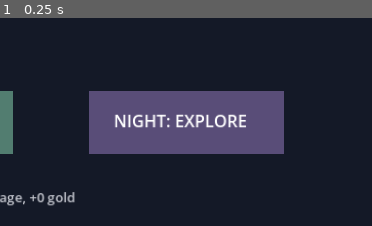
Above: before the commit, frame 1.
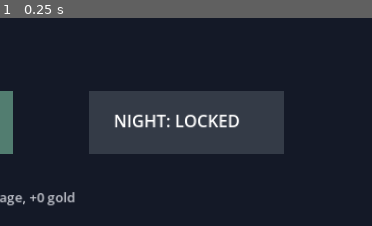
Above: after the commit, the same moment.

Repository: DoctorStrangeSH/Last-Ritual
Game: Godot game, scene res://scenes/run_loop.tscn
The game is run twice, just before and just after one commit, with the same random seed, the same clock (stepped at 60 frames per second) and the same inputs.
Inputs:
- Up to frame 1 (0.25 s): no input
The pictures show only the part of the screen within x 41-91%, y 34-84%; the shares and areas given below are measured in that part.

The runs differ from the first frame. In frame 1, 15% of the frame differs, in the area x 23-77%, y 35-66%.

Commit message:
feat(v3): enforce alternating day and night phases

Diff:
--- a/scripts/run_loop.gd
+++ b/scripts/run_loop.gd
@@ -17,8 +17,11 @@
 func _ready() -> void:
     queue_redraw()
 
+func expected_phase() -> String:
+    return "day" if phase_count % 2 == 0 else "night"
+
 func start_phase(kind: String) -> bool:
-    if kind != "day" and kind != "night":
+    if kind != expected_phase():
         return false
     if active_game != null:
         active_game.queue_free()
@@ -81,10 +84,10 @@
         return
     var point: Vector2 = event.position
     if phase == "hub":
-        if DAY_BUTTON.has_point(point):
+        if expected_phase() == "day" and DAY_BUTTON.has_point(point):
             start_phase("day")
             get_viewport().set_input_as_handled()
-        elif NIGHT_BUTTON.has_point(point):
+        elif expected_phase() == "night" and NIGHT_BUTTON.has_point(point):
             start_phase("night")
             get_viewport().set_input_as_handled()
     elif phase == "reward":
@@ -116,10 +119,11 @@
     match phase:
         "hub":
             draw_string(ThemeDB.fallback_font, Vector2(360, 210), "RUN %d / 4  |  Choose the next phase" % (phase_count + 1), HORIZONTAL_ALIGNMENT_LEFT, -1, 22, Color.WHITE)
-            draw_rect(DAY_BUTTON, Color("#527d70"))
-            draw_rect(NIGHT_BUTTON, Color("#594d78"))
-            draw_string(ThemeDB.fallback_font, Vector2(290, 382), "DAY: DEFEND", HORIZONTAL_ALIGNMENT_LEFT, -1, 24, Color.WHITE)
-            draw_string(ThemeDB.fallback_font, Vector2(665, 382), "NIGHT: EXPLORE", HORIZONTAL_ALIGNMENT_LEFT, -1, 24, Color.WHITE)
+            var next_phase := expected_phase()
+            draw_rect(DAY_BUTTON, Color("#527d70") if next_phase == "day" else Color("#343b47"))
+            draw_rect(NIGHT_BUTTON, Color("#594d78") if next_phase == "night" else Color("#343b47"))
+            draw_string(ThemeDB.fallback_font, Vector2(290, 382), "DAY: DEFEND" if next_phase == "day" else "DAY: COMPLETE", HORIZONTAL_ALIGNMENT_LEFT, -1, 24, Color.WHITE)
+            draw_string(ThemeDB.fallback_font, Vector2(665, 382), "NIGHT: EXPLORE" if next_phase == "night" else "NIGHT: LOCKED", HORIZONTAL_ALIGNMENT_LEFT, -1, 24, Color.WHITE)
             draw_string(ThemeDB.fallback_font, Vector2(300, 490), "Relics carried: +%d damage, +%d gold" % [run_damage_bonus, run_gold_bonus], HORIZONTAL_ALIGNMENT_LEFT, -1, 19, Color("#c7c9d1"))
         "reward":
             draw_string(ThemeDB.fallback_font, Vector2(410, 235), "CHOOSE A RUN RELIC", HORIZONTAL_ALIGNMENT_LEFT, -1, 26, Color.WHITE)
